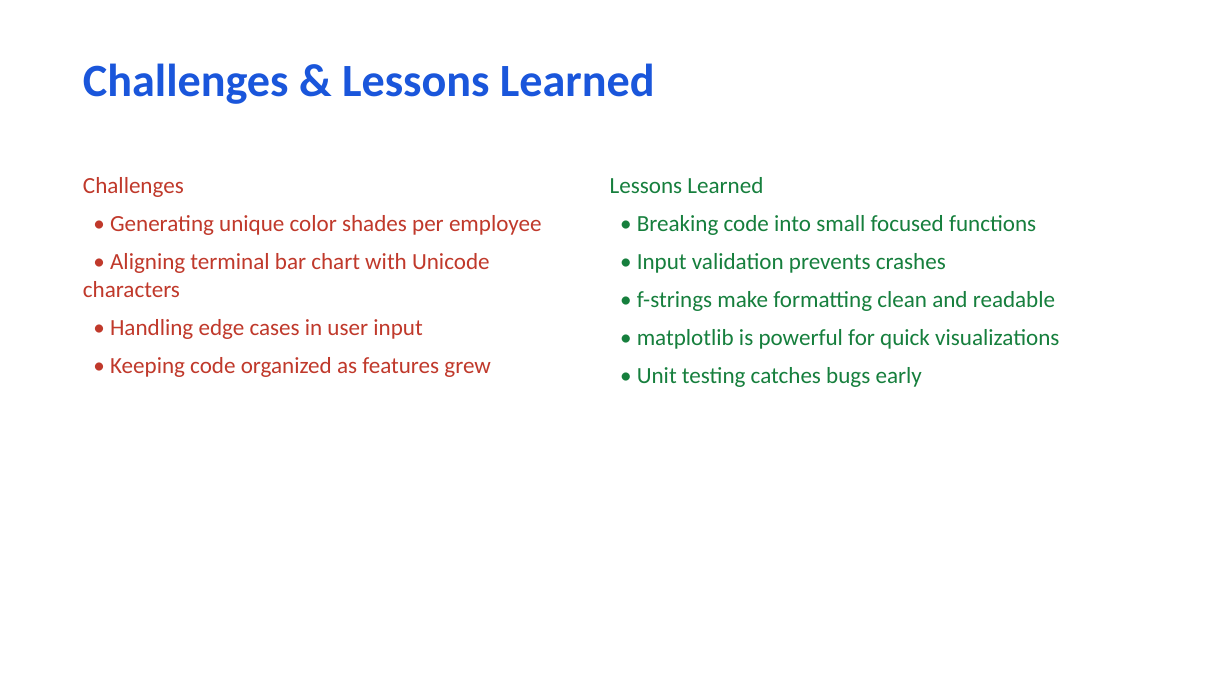
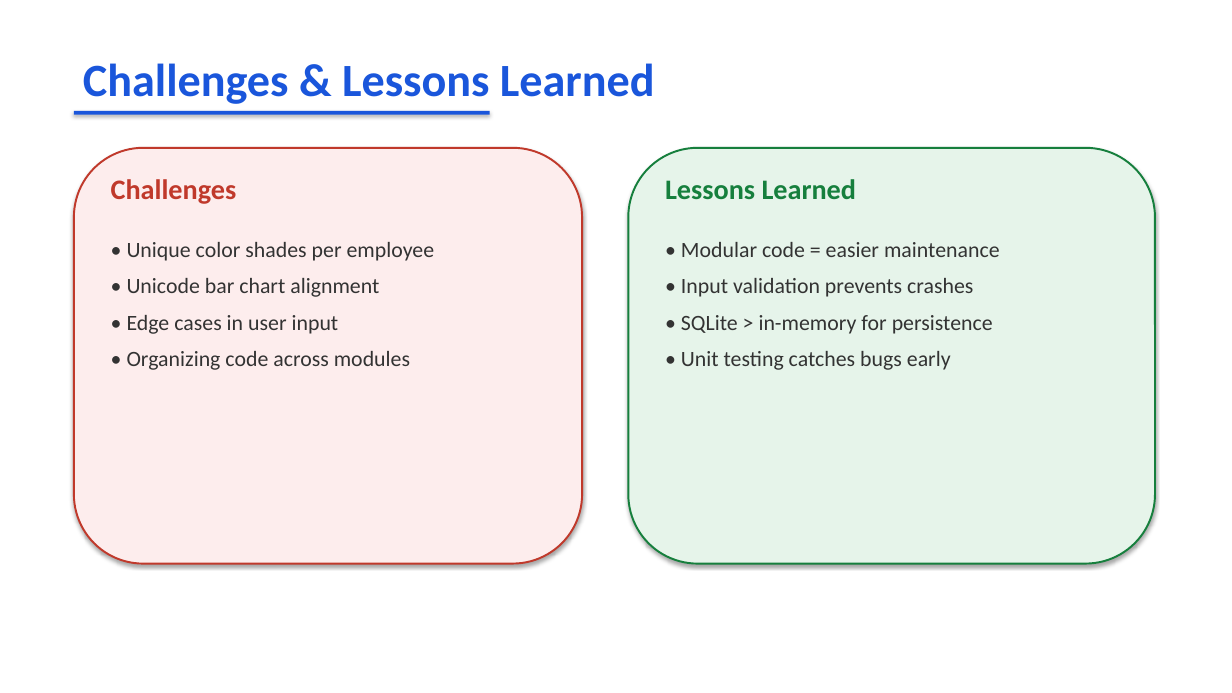
Before and after one commit to Belvah/employees-records-system, a slide deck: slide 12 of Employee_Records_System_Presentation.pptx (slide 11 before the commit). Drawn at 1232x693 pixels with LibreOffice and Linux fonts; fonts in the diff are those of the drawing. Boxes give left, top, right and bottom in pixels: in the first picture for what was removed or moved away, otherwise in the second. Text is boxed around its words. In the diff, an @@ line names an element or a change of style, - is before the commit and + after.

```diff
--- a/Employee_Records_System_Presentation.pptx
+++ b/Employee_Records_System_Presentation.pptx
@@ rectangle added at (x1=74, y1=111, x2=490, y2=115), fill #1A56DB @@
@@ rounded rectangle added at (x1=74, y1=148, x2=582, y2=564), fill #FDEDED, outline #C0392B 1.5 pt @@
@@ rounded rectangle added at (x1=628, y1=148, x2=1155, y2=564), fill #E6F4EA, outline #167F3D 1.5 pt @@
@@ text added at (x1=111, y1=179, x2=237, y2=204), 22 pt, text #C0392B, bold @@
+Challenges
@@ text added at (x1=665, y1=179, x2=856, y2=199), 22 pt, text #167F3D, bold @@
+Lessons Learned
@@ text "• Modular code = easier ..." moved from (x1=610, y1=177, x2=1055, y2=387) to (x1=681, y1=242, x2=1000, y2=370) @@
@@ text at (x1=127, y1=242, x2=435, y2=370): text changed; size 18 to 17 pt; text colour #C0392B to #333333 @@
-Challenges
-• Generating unique color shades per employee
-• Aligning terminal bar chart with Unicode characters
-• Handling edge cases in user input
-• Keeping code organized as features grew
+• Unique color shades per employee
+• Unicode bar chart alignment
+• Edge cases in user input
+• Organizing code across modules
@@ text at (x1=681, y1=242, x2=1000, y2=257): text changed; size 18 to 17 pt; text colour #167F3D to #333333 @@
-Lessons Learned
-• Breaking code into small focused functions
+• Modular code = easier maintenance
@@ text at (x1=681, y1=278, x2=973, y2=370): size 18 to 17 pt, text colour #167F3D to #333333 in "• Input validation prevents crashes", "• Unit testing catches bugs early" @@
@@ text at (x1=681, y1=315, x2=993, y2=334): text changed; size 18 to 17 pt; text colour #167F3D to #333333 @@
-• f-strings make formatting clean and readable
-• matplotlib is powerful for quick visualizations
+• SQLite > in-memory for persistence
```
Also in this commit, not shown: 10 other slides changed, 5 slides added, 4 slides removed, 8 other files.
